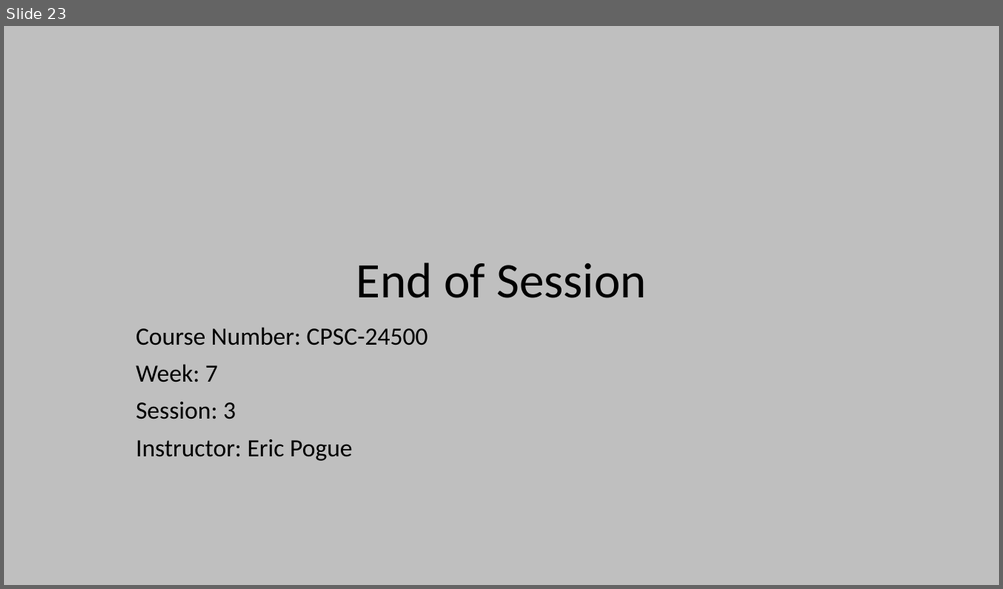
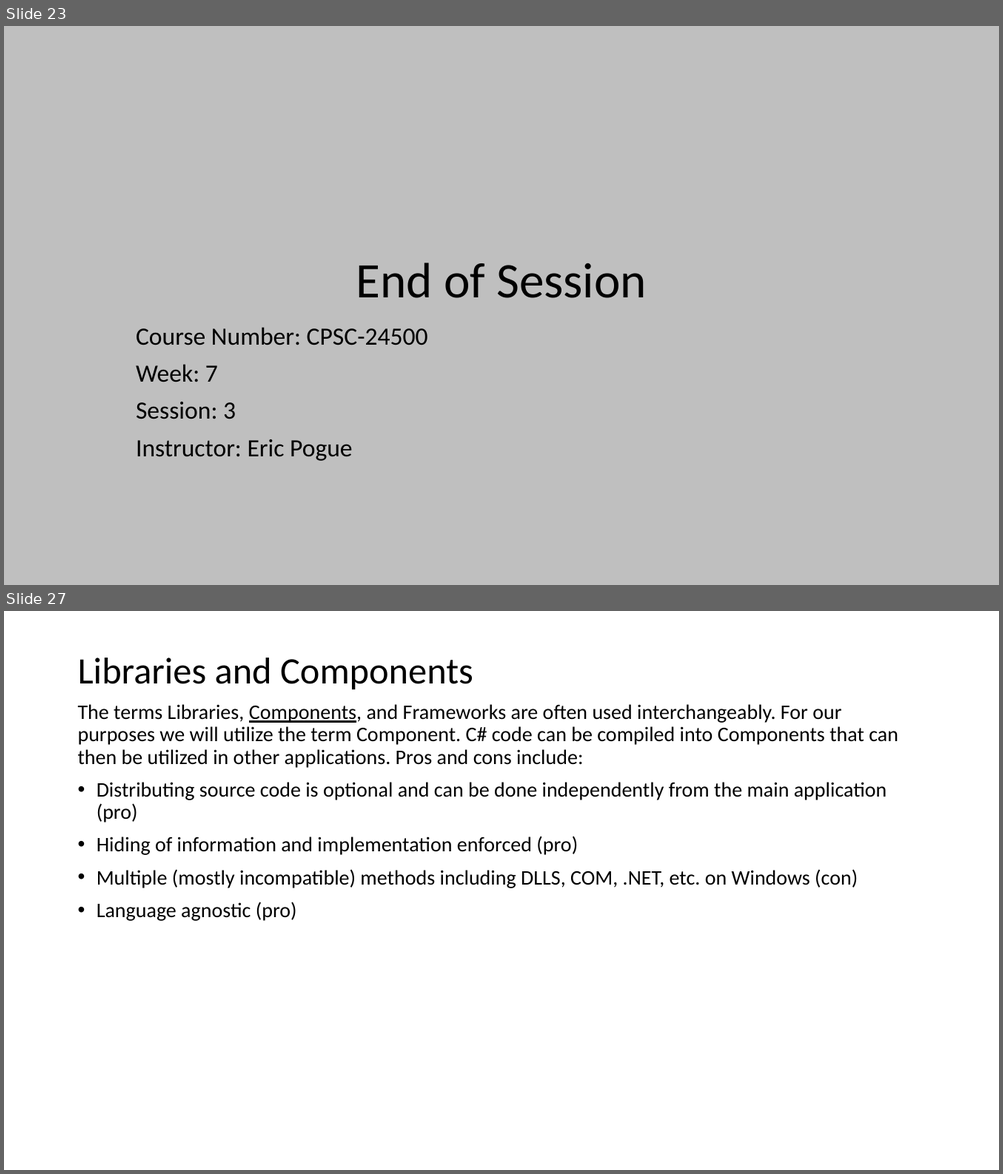
Before and after one commit to EricJPogue/www-epogue-info, a slide deck: CPSC-24500/Week07/2017SpringW07Slides.pptx. Shown one above the other, each under a label of ours: slide 23 before the commit, slides 23 and 27 after it; the slides between them are not shown. The pictures are 1003x589 and 1003x1174 pixels, drawn with LibreOffice and Linux fonts; fonts in the diff are those of the drawing. Boxes give left, top, right and bottom in pixels: in the first picture for what was removed or moved away, otherwise in the second. Text is boxed around its words. In the diff, an @@ line names an element or a change of style, - is before the commit and + after.

```diff
--- a/CPSC-24500/Week07/2017SpringW07Slides.pptx
+++ b/CPSC-24500/Week07/2017SpringW07Slides.pptx
@@ slide 27 added at box(4, 611, 999, 1170), background #FFFFFF @@
@@ title added at box(78, 658, 473, 689), 36 pt, text #000000 @@
+Libraries and Components
@@ text added at box(78, 704, 898, 921), 20 pt, text #000000 @@
+The terms Libraries, Components, and Frameworks are often used interchangeably. For our purposes we will utilize the term Component. C# code can be compiled into Components that can then be utilized in other applications. Pros and cons include:
+• Distributing source code is optional and can be done independently from the main application (pro)
+• Hiding of information and implementation enforced (pro)
+• Multiple (mostly incompatible) methods including DLLS, COM, .NET, etc. on Windows (con)
+• Language agnostic (pro)
```
Also in this commit, not shown: 8 other slides added, 3 other files.
